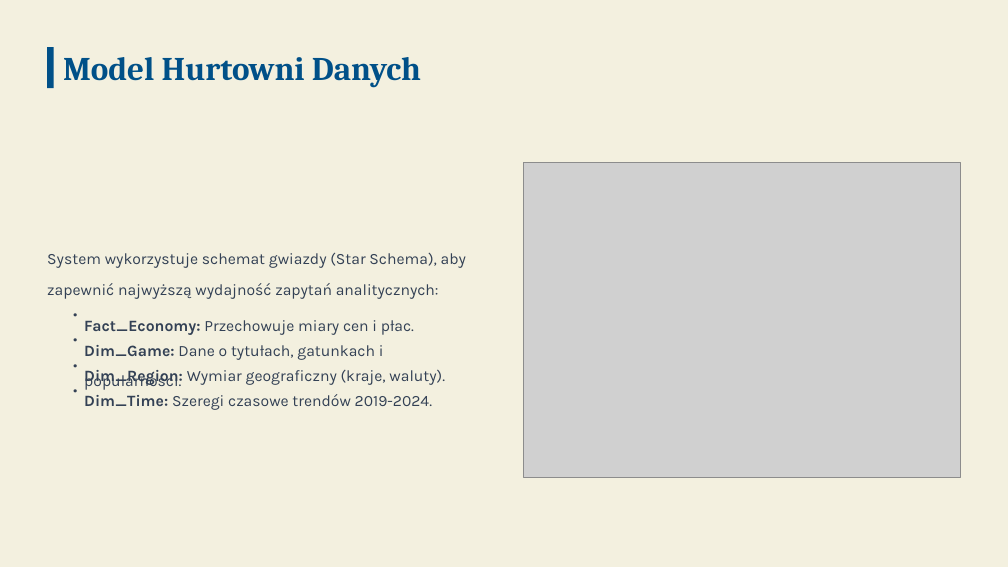
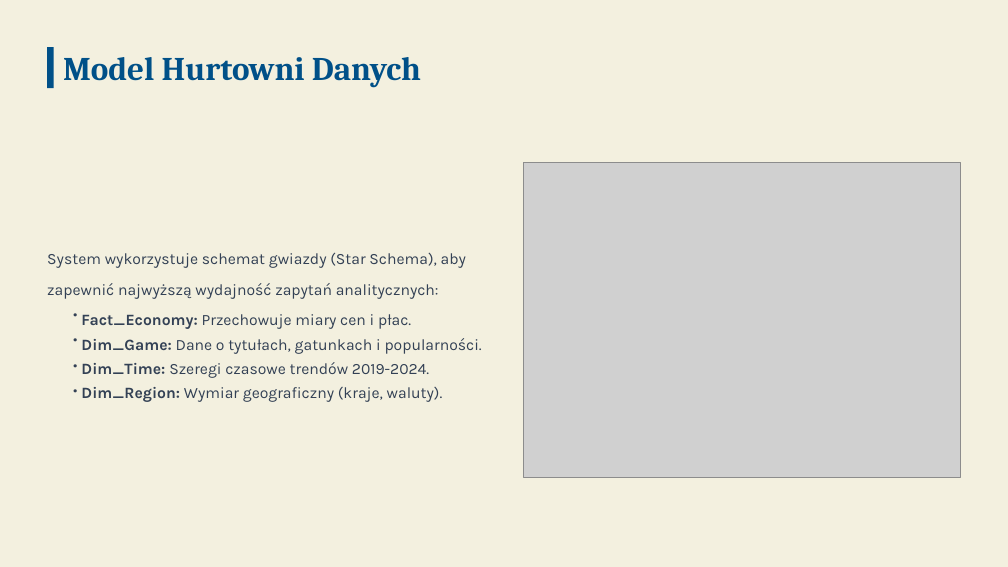
Before and after one commit to WukerDev/PricePower, a slide deck: slide 4 of PricePower.pptx. Drawn at 1008x567 pixels with LibreOffice and Linux fonts; fonts in the diff are those of the drawing; grey boxes stand for pictures; background and template pictures are left out. Boxes give left, top, right and bottom in pixels: in the first picture for what was removed or moved away, otherwise in the second. Text is boxed around its words. In the diff, an @@ line names an element or a change of style, - is before the commit and + after.

```diff
--- a/PricePower.pptx
+++ b/PricePower.pptx
@@ text "Fact_Economy: Przechowuje miary cen i ...": place and size @@
-text "Fact_Economy: Przechowuje miary cen i ..." at <box>84,320,414,335</box>
+text "Fact_Economy: Przechowuje miary cen i ..." at <box>81,314,411,329</box>
@@ text "Dim_Game: Dane o tytułach, gatunkach ..." rewrapped from <box>84,345,384,390</box> to <box>81,338,482,354</box> @@
@@ text "Dim_Time: Szeregi czasowe trendów 2019-2024.": place and size @@
-text "Dim_Time: Szeregi czasowe trendów 2019-2024." at <box>84,394,432,410</box>
+text "Dim_Time: Szeregi czasowe trendów 2019-2024." at <box>81,362,429,378</box>
@@ text "Dim_Region: Wymiar geograficzny (kraje, waluty).": place and size @@
-text "Dim_Region: Wymiar geograficzny (kraje, waluty)." at <box>84,370,445,386</box>
+text "Dim_Region: Wymiar geograficzny (kraje, waluty)." at <box>81,387,443,402</box>
```
Also in this commit, not shown: 1 other slide changed.
